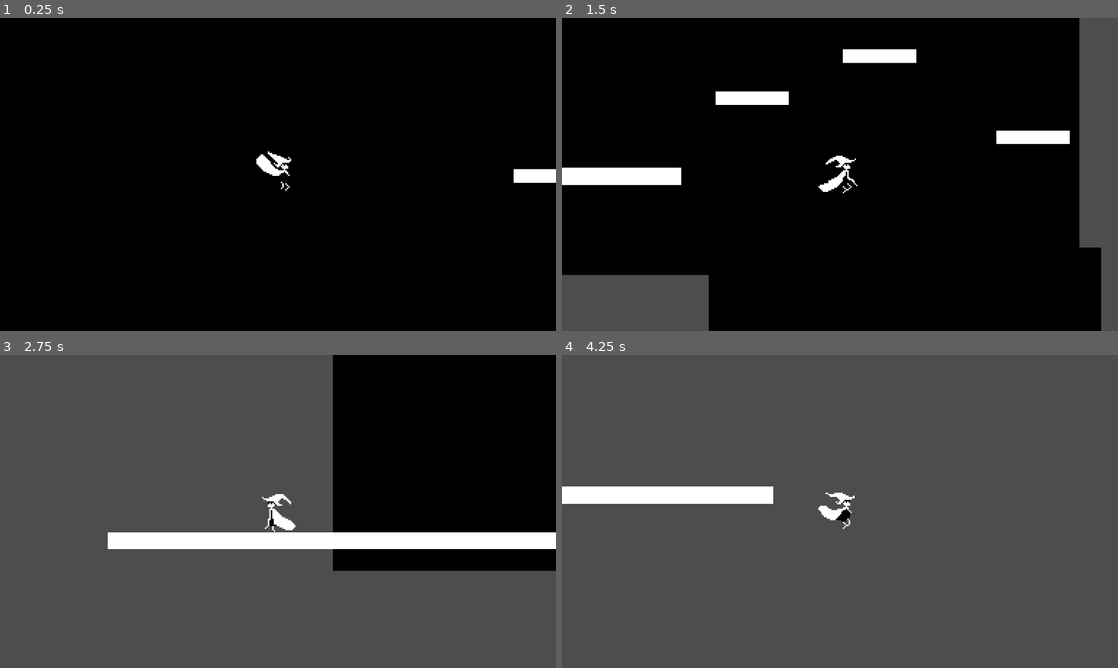
Above: before the commit, frames 1-4 (two rows, left to right).
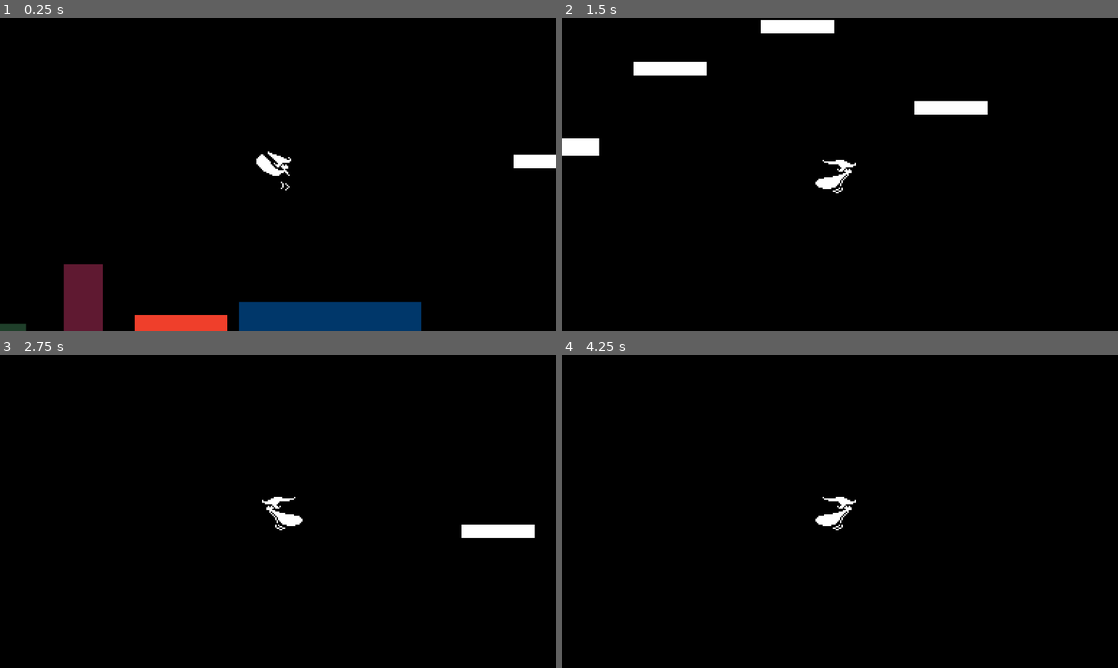
Above: after the commit, the same moments.

Repository: cajrowe94/pom
Game: Godot game, scene res://test/test-level.tscn
The game is run twice, just before and just after one commit, with the same random seed, the same clock (stepped at 60 frames per second) and the same inputs.
Inputs:
- Up to frame 1 (0.25 s): no input
- Up to frame 2 (1.5 s): hold D (player_move_right) from 0.53 s (still down); tap Shift (player_dash) at 0.6, 1.35 s; tap Space (player_jump) at 0.77 s
- Up to frame 3 (2.75 s): tap Space (player_jump) at 1.52 s; release D (player_move_right) at 2.03 s; hold A (player_move_left) from 2.03 s (still down); tap Shift (player_dash) at 2.1 s
- Up to frame 4 (4.25 s): release A (player_move_left) at 2.78 s; hold D (player_move_right) from 2.78 s (still down); tap Shift (player_dash) at 2.85, 3.6 s; tap Space (player_jump) at 3.02, 3.77 s

The runs differ from the first frame. In frame 1, 6.2% of the frame differs, in the area x 0-100%, y 43-100%; in frame 2, 16%; in frame 3, 74%; in frame 4, 100%, in the area x 0-100%, y 0-100%.

Commit message:
dash work

Diff:
--- a/godot/pom/player/player.gd
+++ b/godot/pom/player/player.gd
@@ -1,19 +1,19 @@
 extends CharacterBody2D
 
-@export var player_speed = 300
-@export var gravity = 30
+var player_speed = 300
+var gravity = 30
 
 # jump variables
-@export var jump_strength = 700
-@export var max_jump_boost = 1.0
-@export var max_jumps = 2
+var jump_strength = 250
+var max_jump_boost = 1.0
+var max_jumps = 2
 var jump_key_duration = 0.0
 var jump_count = 0
 var has_initiated_double_jump = false
 
 # dash variables
-@export var dash_speed = 700
-@export var dash_cooldown = 30
+var dash_speed = 700
+var dash_cooldown = 30
 var dash_countdown = 0
 var dash_time = 0
 var is_dashing = false
@@ -66,6 +66,8 @@
 					jump_key_duration += 0.04 # dbl jump is higher / longer than regular jump
 		else:
 			player_fall()
+	elif is_dashing:
+		_animated_sprite.play('dash')
 	elif velocity.x != 0:
 		_animated_sprite.play("run")
 	else:
@@ -85,7 +87,7 @@
 # animation_finished callback
 func handle_animation_finished() -> void:
 	match _animated_sprite.animation:
-		"jump", "fall":
+		"jump", "fall", "dash":
 			if !is_on_floor():
 				_animated_sprite.play("fall")
 		"double_jump":
@@ -101,13 +103,17 @@
 		dash_countdown -= 1
 
 	if dash_time > 0:
+		gravity = 0
+		velocity.y = 0
 		dash_time -= 1
+		_animated_sprite.play('dash')
 	else:
+		gravity = 30
 		is_dashing = false
 
 # user presses dash key
 func handle_dash_key_press() -> void:
-	if dash_countdown == 0.0:
+	if dash_countdown == 0:
 		player_dash()
 
 # user presses jump key
@@ -149,8 +155,8 @@
 # move the player quickly along x axis
 func player_dash() -> void:
 	is_dashing = true
-	dash_time = 15
-	dash_countdown = dash_cooldown
+	dash_time = 15 # how long the dash movement lasts
+	dash_countdown = dash_cooldown # time before player can dash again
 	velocity.x = dash_speed * last_moving_dir
 
 
--- a/godot/pom/player/player.tscn
+++ b/godot/pom/player/player.tscn
@@ -1,9 +1,10 @@
-[gd_scene load_steps=39 format=3 uid="uid://msi3flhockn3"]
+[gd_scene load_steps=40 format=3 uid="uid://msi3flhockn3"]
 
 [ext_resource type="Texture2D" uid="uid://b4rljm6ccfbkt" path="res://sprites/player/idle/v1/player-idle1.png" id="1_knn7v"]
 [ext_resource type="Script" uid="uid://bvxvtmwegb5k8" path="res://player/player.gd" id="1_r7pn3"]
 [ext_resource type="Texture2D" uid="uid://dsrpaq73co1c7" path="res://sprites/player/idle/v1/player-idle2.png" id="2_7pqkx"]
 [ext_resource type="Texture2D" uid="uid://t6p30afq610o" path="res://sprites/player/double_jump/v1/double-jump1.png" id="2_ge24q"]
+[ext_resource type="Texture2D" uid="uid://ba5e35vhyb54v" path="res://sprites/player/dash/v1/dash-v2.png" id="3_a2xo5"]
 [ext_resource type="Texture2D" uid="uid://i6ix4dwkgwl5" path="res://sprites/player/double_jump/v1/double-jump2.png" id="3_pnw6m"]
 [ext_resource type="Texture2D" uid="uid://dgqfgxwp8qqao" path="res://sprites/player/idle/v1/player-idle3.png" id="3_uw77l"]
 [ext_resource type="Texture2D" uid="uid://yjohe2itjawr" path="res://sprites/player/double_jump/v1/double-jump3.png" id="4_1so5t"]
@@ -42,6 +43,23 @@
 animations = [{
 "frames": [{
 "duration": 1.0,
+"texture": ExtResource("3_a2xo5")
+}, {
+"duration": 1.0,
+"texture": ExtResource("3_a2xo5")
+}, {
+"duration": 1.0,
+"texture": ExtResource("3_a2xo5")
+}, {
+"duration": 1.0,
+"texture": ExtResource("3_a2xo5")
+}],
+"loop": false,
+"name": &"dash",
+"speed": 6.0
+}, {
+"frames": [{
+"duration": 1.0,
 "texture": ExtResource("2_ge24q")
 }, {
 "duration": 1.0,
@@ -187,9 +205,6 @@
 
 [node name="Player" type="CharacterBody2D"]
 script = ExtResource("1_r7pn3")
-player_speed = 200
-gravity = 25
-jump_strength = 200
 
 [node name="CollisionPolygon2D" type="CollisionPolygon2D" parent="."]
 polygon = PackedVector2Array(-12, -14, 11, -14, 11, 14, -12, 14)
@@ -200,4 +215,4 @@
 [node name="AnimatedSprite2D" type="AnimatedSprite2D" parent="."]
 texture_filter = 1
 sprite_frames = SubResource("SpriteFrames_fmu53")
-animation = &"idle"
+animation = &"dash"
--- a/godot/pom/test/test-level.tscn
+++ b/godot/pom/test/test-level.tscn
@@ -14,19 +14,40 @@
 
 [node name="TestLevel" type="Node2D"]
 
-[node name="ColorRect2" type="ColorRect" parent="."]
-offset_left = 764.0
-offset_top = 530.0
-offset_right = 1035.0
-offset_bottom = 1198.0
+[node name="ColorRect3" type="ColorRect" parent="."]
+offset_left = -825.0
+offset_top = -684.0
+offset_right = 2465.0
+offset_bottom = 1964.0
 color = Color(0, 0, 0, 1)
 
-[node name="ColorRect" type="ColorRect" parent="."]
-offset_left = 102.0
-offset_top = -119.0
-offset_right = 1020.0
-offset_bottom = 549.0
-color = Color(0, 0, 0, 1)
+[node name="ColorRect4" type="ColorRect" parent="."]
+offset_left = 223.0
+offset_top = 442.0
+offset_right = 299.0
+offset_bottom = 451.0
+color = Color(0.12244291, 0.24854702, 0.16666856, 1)
+
+[node name="ColorRect5" type="ColorRect" parent="."]
+offset_left = 446.0
+offset_top = 427.0
+offset_right = 572.0
+offset_bottom = 470.0
+color = Color(0, 0.21546188, 0.4156042, 1)
+
+[node name="ColorRect7" type="ColorRect" parent="."]
+offset_left = 374.0
+offset_top = 436.0
+offset_right = 438.0
+offset_bottom = 447.0
+color = Color(0.93670046, 0.24780053, 0.1680183, 1)
+
+[node name="ColorRect6" type="ColorRect" parent="."]
+offset_left = 325.0
+offset_top = 401.0
+offset_right = 352.0
+offset_bottom = 461.0
+color = Color(0.374047, 0.09815296, 0.19228339, 1)
 
 [node name="StaticBody2D2" type="StaticBody2D" parent="."]
 position = Vector2(72, 63)
Binary file added: godot/pom/sprites/player/dash/v1/dash-v1.png
Not shown, added: godot/pom/sprites/player/dash/v1/dash-v1.png.import
Binary file added: godot/pom/sprites/player/dash/v1/dash-v2.png
Not shown, added: godot/pom/sprites/player/dash/v1/dash-v2.png.import
Binary file added: godot/pom/sprites/player/dash/v1/dash-v3.png
Not shown, added: godot/pom/sprites/player/dash/v1/dash-v3.png.import
Not shown, added: aseprite/exports/player/dash/v1/dash-v1.png
Not shown, added: aseprite/exports/player/dash/v1/dash-v2.png
Not shown, added: aseprite/exports/player/dash/v1/dash-v3.png
Not shown, changed: aseprite/pom.aseprite
